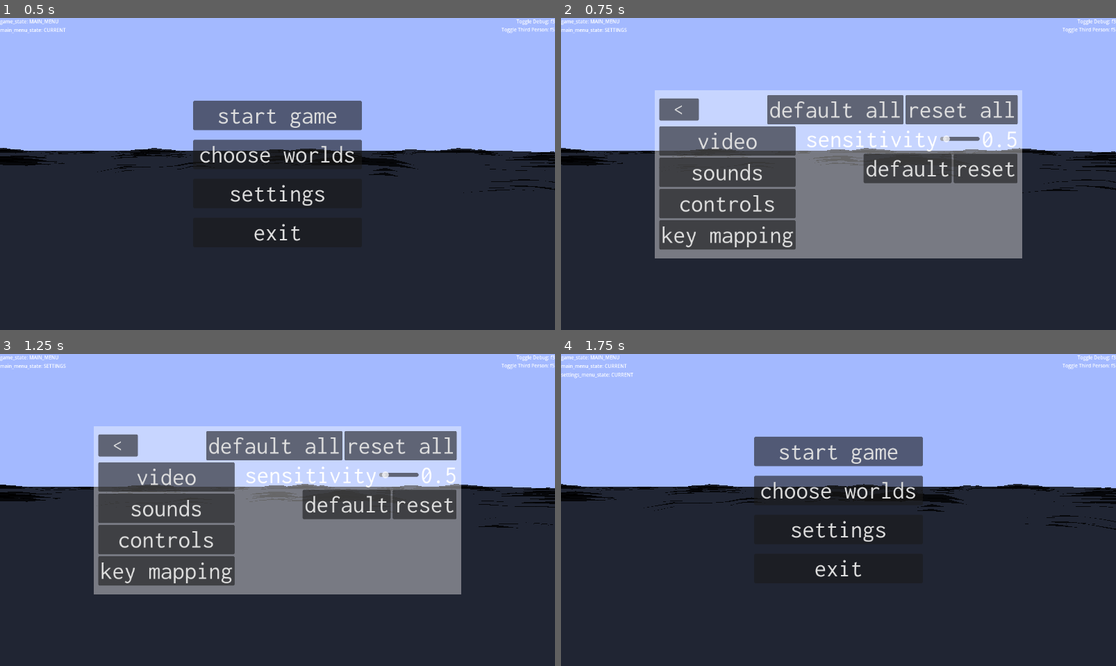
Above: before the commit, frames 1-4 (two rows, left to right).
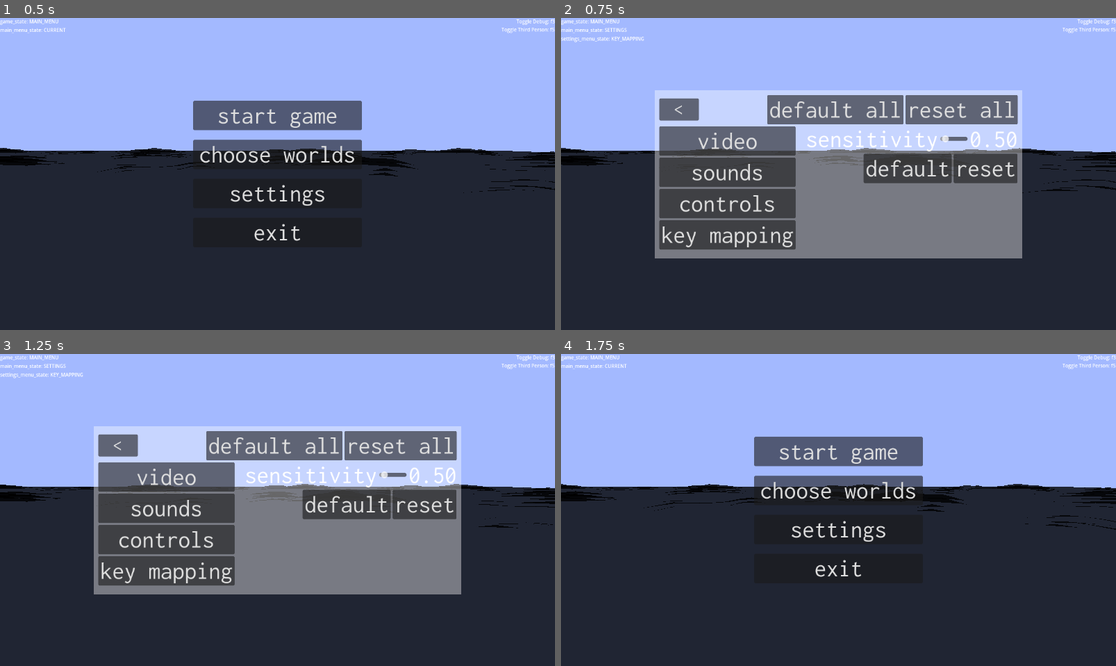
Above: after the commit, the same moments.

Repository: illogicalapple/open-water
Game: Godot game, scene res://scenes/start_menu.tscn
Same seed, same stepped clock (60 frames per second), same inputs: the game is played once before the commit and once after it.
Inputs:
- Up to frame 1 (0.5 s): no input
- Up to frame 2 (0.75 s): click "settings" at 0.5 s
- Up to frame 3 (1.25 s): no input
- Up to frame 4 (1.75 s): click "<" at 1.25 s

Frame 1 is identical in both runs. In frame 2, 0.3% of the frame differs, in the area x 0-83%, y 6-42%; in frame 3, 0.3%; in frame 4, less than 0.1%.

Commit message:
added submenu states and made submenus traversable

Diff:
--- a/project.godot
+++ b/project.godot
@@ -17,8 +17,8 @@
 
 [autoload]
 
+Debug="*res://scenes/debug.tscn"
 Settings="*res://scenes/settings_menu.tscn"
-Debug="*res://scenes/debug.tscn"
 States="*res://states.gd"
 EscapeMenu="*res://scenes/escape_menu.tscn"
 
--- /dev/null
+++ b/scenes/SettingsSubMenuSelector.gd
@@ -0,0 +1,28 @@
+extends ScrollContainer
+
+# Hides/Shows the correct sub menus.
+@export var current_state := States.SettingsMenuStates.KEY_MAPPING
+
+@export var video_submenu : VideoSubMenu
+@export var key_map_submenu : KeyMapSubMenu
+
+func _on_video_pressed() -> void:
+	current_state = States.SettingsMenuStates.VIDEO
+	States.settings_menu_state = current_state
+	video_submenu.show()
+	key_map_submenu.hide()
+
+
+func _on_key_mapping_pressed() -> void:
+	current_state = States.SettingsMenuStates.KEY_MAPPING
+	States.settings_menu_state = current_state
+	key_map_submenu.show()
+	video_submenu.hide()
+
+
+func _on_sounds_pressed() -> void:
+	print ("no sound submenu yet.")
+
+
+func _on_controls_pressed() -> void:
+	print ("no sound controls yet.")
--- a/scenes/debug.gd
+++ b/scenes/debug.gd
@@ -46,11 +46,12 @@
 
 
 func settings_menu_state_changed(state : States.SettingsMenuStates) -> void:
-	settings_menu_state_label.text = str(
-		"settings_menu_state: " +
-		States.SettingsMenuStates.keys()[state]
-	)
-	settings_menu_state_label.visible = false if state == States.SettingsMenuStates.NONE else true
+	if is_node_ready(): # Ensures that everything is loaded.
+		settings_menu_state_label.text = str(
+			"settings_menu_state: " +
+			States.SettingsMenuStates.keys()[state]
+		)
+		settings_menu_state_label.visible = false if state == States.SettingsMenuStates.NONE else true
 
 func character_state_changed(state : States.CharacterStates) -> void:
 	character_state_label.text = str(
--- a/scenes/escape_menu.gd
+++ b/scenes/escape_menu.gd
@@ -69,7 +69,7 @@
 
 	visible = false
 	States.escape_menu_state = States.EscapeMenuStates.SETTINGS
-	States.settings_menu_state = States.SettingsMenuStates.CURRENT
+	#States.settings_menu_state = States.SettingsMenuStates.CURRENT
 
 func exit_settings_menu() -> void:
 	Settings.exited()
--- a/scenes/kep_map_sub_menu.tscn
+++ b/scenes/kep_map_sub_menu.tscn
@@ -3,6 +3,11 @@
 [ext_resource type="Script" path="res://scenes/keymap_submenu.gd" id="1_nttjs"]
 
 [node name="KeyMapSubMenu" type="ScrollContainer" node_paths=PackedStringArray("mouse_sensitivity_label", "mouse_sensitivity_slider")]
+anchors_preset = 15
+anchor_right = 1.0
+anchor_bottom = 1.0
+grow_horizontal = 2
+grow_vertical = 2
 size_flags_horizontal = 3
 size_flags_vertical = 3
 horizontal_scroll_mode = 0
--- a/scenes/keymap_submenu.gd
+++ b/scenes/keymap_submenu.gd
@@ -23,7 +23,7 @@
 
 # Called when the node enters the scene tree for the first time.
 func _ready() -> void:
-	mouse_sensitivity_label.text = str(mouse_sensitivity_slider.value)
+	mouse_sensitivity_label.text = str("%0.2f" % mouse_sensitivity_slider.value)
 
 #@warning_ignore("native_method_override")
 #func get_class():
@@ -57,8 +57,24 @@
 
 # For specific settings:
 func mouse_sensitivity_slider_change(value: float) -> void:
-	mouse_sensitivity_label.text = str(value)
+	mouse_sensitivity_label.text = str("%.2f" % value) #Formats so always has 2 decimals.
 
 # Getters:
 func get_mouse_sensitivity() -> float:
 	return mouse_sensitivity_slider.value
+
+
+
+#func _on_visibility_changed() -> void:
+#	# May be entering or exiting... [may be hidden or visible]
+#	# Entering if not currently set to the corresponding state
+#	if States != null: # Will be null when game starts up. Node is not ready()
+#		if States.settings_menu_state != States.SettingsMenuStates.KEY_MAPPING:
+#			# Entering
+#			#print ("entering")
+#			States.settings_menu_state = States.SettingsMenuStates.KEY_MAPPING
+#		else:
+#			# Exiting.
+#			#print ("exiting")
+#			States.settings_menu_state = States.SettingsMenuStates.CURRENT
+#
--- a/scenes/settings.gd
+++ b/scenes/settings.gd
@@ -3,6 +3,8 @@
 ## Works with the States autoload to manage the current state of the SettingsMenu.
 ## Currentlt also saves/loads settings variables.
 ## May put loading/saving into another class instead in the future.
+
+@export var submenu_selector : Node
 
 @export var video_submenu : VideoSubMenu
 @export var keymap_submenu : KeyMapSubMenu
@@ -77,7 +79,7 @@
 	for key in submenu.key_paths.keys():
 		var key_array = submenu.key_paths[key]
 
-		print ("key array: ", key_array)
+		#print ("key array: ", key_array)
 
 		var node_path = key_array[0]
 		var property_path = key_array[1]
@@ -92,7 +94,7 @@
 			return keymap_submenu
 		_:
 			printerr("attempt to load default settings from unknown submenu: ", settings_key)
-			print ("audio settings not created yet so above is fine its trying to load that.")
+			printerr ("above error is intended behaviour if it is audio_settings.")
 			return null
 
 func get_setting_key_from_submenu_or_null(submenu : Node):
@@ -125,6 +127,7 @@
 	#print ("settings: ", settings)
 	reset_setting = settings.duplicate(true)
 	#print ("\nreset settings: ", reset_setting)
+	States.settings_menu_state = submenu_selector.current_state
 
 # Called when exited from MainMenu and EscapeMenu
 func exited() -> void:
@@ -423,7 +426,7 @@
 		# Opens existing file
 		var settings_file := FileAccess.open(settings_file_path, FileAccess.READ)
 
-		print ("loading settings from: ", settings_file.get_path_absolute())
+		print_rich ("[color=green]loading settings from: ", settings_file.get_path_absolute(),"[/color]")
 
 		# Check if there are any errors for opening the file.
 		if FileAccess.get_open_error() != Error.OK:
--- a/scenes/settings_menu.tscn
+++ b/scenes/settings_menu.tscn
@@ -1,13 +1,15 @@
-[gd_scene load_steps=5 format=3 uid="uid://bgfolw02g0rtq"]
+[gd_scene load_steps=6 format=3 uid="uid://bgfolw02g0rtq"]
 
 [ext_resource type="Theme" uid="uid://yqhp0x75g3lx" path="res://menu_theme.tres" id="1_chgt2"]
 [ext_resource type="Script" path="res://scenes/settings.gd" id="1_oid88"]
 [ext_resource type="PackedScene" uid="uid://hp56o03rucyl" path="res://scenes/video_sub_menu.tscn" id="3_j6o8u"]
+[ext_resource type="Script" path="res://scenes/SettingsSubMenuSelector.gd" id="3_njpbm"]
 [ext_resource type="PackedScene" uid="uid://i3mqugs01pil" path="res://scenes/kep_map_sub_menu.tscn" id="4_o10bl"]
 
-[node name="Settings" type="CanvasLayer" node_paths=PackedStringArray("video_submenu", "keymap_submenu")]
+[node name="Settings" type="CanvasLayer" node_paths=PackedStringArray("submenu_selector", "video_submenu", "keymap_submenu")]
 process_mode = 3
 script = ExtResource("1_oid88")
+submenu_selector = NodePath("MarginContainer/MarginContainer/VBoxContainer/HBoxContainer/SubMenuSelector")
 video_submenu = NodePath("MarginContainer/MarginContainer/VBoxContainer/HBoxContainer/VideoSubMenu")
 keymap_submenu = NodePath("MarginContainer/MarginContainer/VBoxContainer/HBoxContainer/KeyMapSubMenu")
 
@@ -67,10 +69,13 @@
 [node name="HBoxContainer" type="HBoxContainer" parent="MarginContainer/MarginContainer/VBoxContainer"]
 layout_mode = 2
 
-[node name="SubMenuSelector" type="ScrollContainer" parent="MarginContainer/MarginContainer/VBoxContainer/HBoxContainer"]
+[node name="SubMenuSelector" type="ScrollContainer" parent="MarginContainer/MarginContainer/VBoxContainer/HBoxContainer" node_paths=PackedStringArray("video_submenu", "key_map_submenu")]
 custom_minimum_size = Vector2(300, 264)
 layout_mode = 2
 vertical_scroll_mode = 0
+script = ExtResource("3_njpbm")
+video_submenu = NodePath("../VideoSubMenu")
+key_map_submenu = NodePath("../KeyMapSubMenu")
 
 [node name="VBoxContainer" type="VBoxContainer" parent="MarginContainer/MarginContainer/VBoxContainer/HBoxContainer/SubMenuSelector"]
 layout_mode = 2
@@ -103,3 +108,7 @@
 [connection signal="pressed" from="MarginContainer/MarginContainer/VBoxContainer/HBoxContainer2/ExitSettings" to="." method="exit_settings_menu"]
 [connection signal="pressed" from="MarginContainer/MarginContainer/VBoxContainer/HBoxContainer2/HBoxContainer/Default all" to="." method="default_all_settings"]
 [connection signal="pressed" from="MarginContainer/MarginContainer/VBoxContainer/HBoxContainer2/HBoxContainer/Reset all" to="." method="reset_all_settings"]
+[connection signal="pressed" from="MarginContainer/MarginContainer/VBoxContainer/HBoxContainer/SubMenuSelector/VBoxContainer/Video" to="MarginContainer/MarginContainer/VBoxContainer/HBoxContainer/SubMenuSelector" method="_on_video_pressed"]
+[connection signal="pressed" from="MarginContainer/MarginContainer/VBoxContainer/HBoxContainer/SubMenuSelector/VBoxContainer/Sounds" to="MarginContainer/MarginContainer/VBoxContainer/HBoxContainer/SubMenuSelector" method="_on_sounds_pressed"]
+[connection signal="pressed" from="MarginContainer/MarginContainer/VBoxContainer/HBoxContainer/SubMenuSelector/VBoxContainer/Controls" to="MarginContainer/MarginContainer/VBoxContainer/HBoxContainer/SubMenuSelector" method="_on_controls_pressed"]
+[connection signal="pressed" from="MarginContainer/MarginContainer/VBoxContainer/HBoxContainer/SubMenuSelector/VBoxContainer/KeyMapping" to="MarginContainer/MarginContainer/VBoxContainer/HBoxContainer/SubMenuSelector" method="_on_key_mapping_pressed"]
--- a/scenes/start_menu.gd
+++ b/scenes/start_menu.gd
@@ -47,11 +47,11 @@
 	Settings.exited()
 
 	main_select_menu.visible = true
-	States.settings_menu_state = States.SettingsMenuStates.CURRENT
+	States.settings_menu_state = States.SettingsMenuStates.NONE
 
 func enter_settings_menu() -> void:
 	Settings.entered()
 
 	States.main_menu_state = States.MainMenuStates.SETTINGS
 	main_select_menu.visible = false
-	States.settings_menu_state = States.SettingsMenuStates.NONE
+	#States.settings_menu_state = States.SettingsMenuStates.CURRENT
--- a/scenes/video_sub_menu.tscn
+++ b/scenes/video_sub_menu.tscn
@@ -54,47 +54,7 @@
 layout_mode = 2
 text = "reset"
 
-[node name="Mouse Sensitivity" type="VBoxContainer" parent="VBoxContainer"]
-layout_mode = 2
-size_flags_horizontal = 3
-
-[node name="HBoxVontainer" type="HBoxContainer" parent="VBoxContainer/Mouse Sensitivity"]
-layout_mode = 2
-
-[node name="Title" type="Label" parent="VBoxContainer/Mouse Sensitivity/HBoxVontainer"]
-layout_mode = 2
-text = "sensitivity"
-
-[node name="DPISlider" type="HSlider" parent="VBoxContainer/Mouse Sensitivity/HBoxVontainer"]
-layout_mode = 2
-size_flags_horizontal = 3
-size_flags_vertical = 4
-min_value = 0.1
-max_value = 5.0
-step = 0.01
-value = 0.5
-
-[node name="Value" type="Label" parent="VBoxContainer/Mouse Sensitivity/HBoxVontainer"]
-layout_mode = 2
-
-[node name="HBoxContainer" type="HBoxContainer" parent="VBoxContainer/Mouse Sensitivity"]
-layout_mode = 2
-size_flags_horizontal = 8
-size_flags_vertical = 3
-
-[node name="default" type="Button" parent="VBoxContainer/Mouse Sensitivity/HBoxContainer"]
-layout_mode = 2
-text = "default"
-
-[node name="reset" type="Button" parent="VBoxContainer/Mouse Sensitivity/HBoxContainer"]
-layout_mode = 2
-text = "reset"
-
 [connection signal="value_changed" from="VBoxContainer/FOV/HBoxVontainer/FOVSlider" to="." method="fov_slider_change"]
 [connection signal="value_changed" from="VBoxContainer/FOV/HBoxVontainer/FOVSlider" to="." method="slider_change" binds= ["FOV"]]
 [connection signal="pressed" from="VBoxContainer/FOV/HBoxContainer/default" to="." method="set_to_default"]
 [connection signal="pressed" from="VBoxContainer/FOV/HBoxContainer/reset" to="." method="reset"]
-[connection signal="value_changed" from="VBoxContainer/Mouse Sensitivity/HBoxVontainer/DPISlider" to="." method="mosue_sensitivity_slider_change"]
-[connection signal="value_changed" from="VBoxContainer/Mouse Sensitivity/HBoxVontainer/DPISlider" to="." method="slider_change"]
-[connection signal="pressed" from="VBoxContainer/Mouse Sensitivity/HBoxContainer/default" to="." method="set_to_default"]
-[connection signal="pressed" from="VBoxContainer/Mouse Sensitivity/HBoxContainer/reset" to="." method="reset"]
--- a/scenes/video_submenu.gd
+++ b/scenes/video_submenu.gd
@@ -64,3 +64,13 @@
 # Getters:
 func get_fov() -> float:
 	return fov_slider.value
+
+
+#func _on_visibility_changed() -> void:
+#	if States != null: # Will be null when game starts up. Node is not ready()
+#		if States.settings_menu_state != States.SettingsMenuStates.VIDEO:
+#			# Entering
+#			States.settings_menu_state = States.SettingsMenuStates.VIDEO
+#		else:
+#			# Exiting.
+#			States.settings_menu_state = States.SettingsMenuStates.CURRENT
--- a/states.gd
+++ b/states.gd
@@ -44,15 +44,16 @@
 	settings_menu_state = SettingsMenuStates.NONE
 	character_state = CharacterStates.NORMAL
 
-## Useful for when debugging and loading straigth into an in-game scene.
+## Useful for when debugging and loading straight into an in-game scene.
 ## Should be called on the ready functions of any non-menu scenes.
 func set_to_in_game() -> void:
 	game_state = GameStates.IN_GAME
 	escape_menu_state = EscapeMenuStates.NONE
 	main_menu_state = MainMenuStates.NONE
 	settings_menu_state = SettingsMenuStates.NONE
+	character_state = CharacterStates.NORMAL
 
-## Sets to previous state or prints errors if not previous state is available.
+## Sets to previous state or prints errors if no previous state is available.
 func set_to_previous_menu() -> void:
 	# Should check First Level State first, then Second Level, then Third-level, etc.
 
@@ -76,17 +77,6 @@
 						"set_to_previous_menu(): but there is no previous menu: MainMenuStates: ",
 						state_str(MainMenuStates, MainMenuStates.CURRENT)
 						)
-
-
-## First-level State:
-#enum GameStates {MAIN_MENU, ESCAPE_MENU, IN_GAME, SETTINGS}
-#
-## Second-level States:
-#enum MainMenuStates {NONE, CURRENT, CHOOSE_WORLDS, SETTINGS}
-#enum EscapeMenuStates {NONE, CURRENT, SETTINGS}
-#
-## Third-level States:
-#enum SettingsMenuStates {NONE, CURRENT, VIDEO, AUDIO, KEY_MAPPING}
 
 
 ## Returns the enum value as String.
